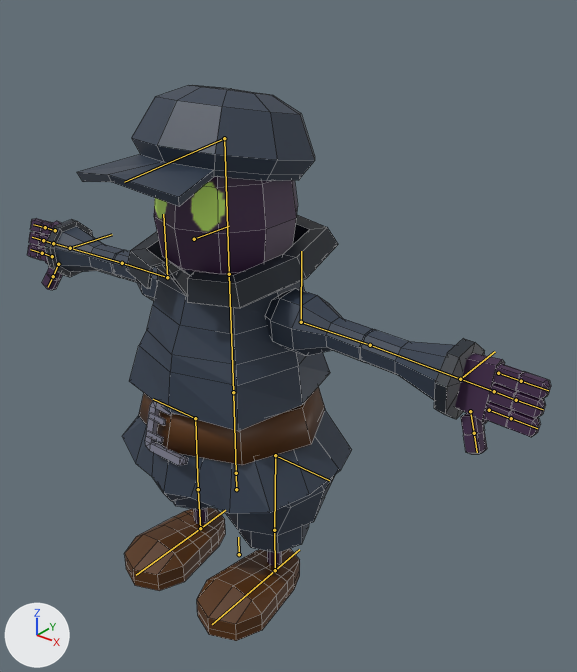
The Blender file assets/main_character4.blend, before and after one commit.
Camera for both pictures: a camera (50 mm lens) standing at (0.99, -1.055, 0.856) and looking at (0.073, 0.091, 0.145). Arrows for +X, +Y and +Z are at lower left; the lights stay in place. The first picture is the older version. The bones that change, and the others that lie on the model, are drawn over the model as lines. Mesh edges are drawn as thin lines.

In view in the first picture: 'buddy'.
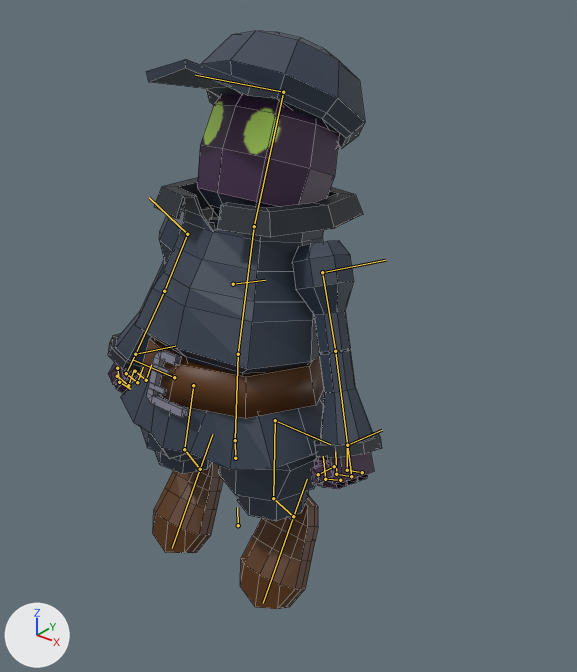
The newer file adds an action. The first version stands in its rest pose; the second is drawn at frame 0 of the action 'Rise'.

Location of each change, (x1, y1, x2, y2) in pixels of the pictures (577 x 672 px):
'buddy', posed (48% narrower)
    before: (27, 85, 551, 641)
    after: (108, 31, 382, 609)
bone 'root', root to tip
    before: (239, 554) to (238, 537)
    after: (238, 525) to (237, 507)
bone 'leg_IK.L', root to tip
    before: (275, 570) to (299, 549)
    after: (293, 516) to (307, 479)
bone 'leg_CONTROL.R', root to tip
    before: (195, 418) to (153, 399)
    after: (174, 377) to (132, 359)
bone 'leg_IK.R', root to tip
    before: (200, 528) to (225, 510)
    after: (200, 469) to (212, 434)
bone 'hips', root to tip
    before: (236, 473) to (233, 392)
    after: (235, 440) to (238, 354)
bone 'chest', root to tip
    before: (233, 392) to (229, 274)
    after: (238, 354) to (254, 226)
bone 'head', root to tip
    before: (229, 274) to (224, 138)
    after: (254, 226) to (283, 92)
bone 'hand.L', root to tip
    before: (460, 379) to (492, 391)
    after: (347, 445) to (351, 475)
bone 'ring_1.L', root to tip
    before: (498, 373) to (521, 381)
    after: (362, 472) to (347, 470)
bone 'middle_1.L', root to tip
    before: (494, 391) to (516, 400)
    after: (351, 476) to (336, 474)
bone 'index_1.L', root to tip
    before: (489, 410) to (511, 418)
    after: (340, 480) to (325, 479)
bone 'thumb_1.L', root to tip
    before: (470, 411) to (474, 433)
    after: (334, 466) to (318, 474)
bone 'thumb_2.L', root to tip
    before: (474, 433) to (477, 452)
    after: (318, 474) to (318, 477)
bone 'arm_CONTROL.L', root to tip
    before: (301, 322) to (301, 251)
    after: (322, 272) to (385, 260)
bone 'hand.R', root to tip
    before: (70, 248) to (54, 243)
    after: (135, 354) to (126, 373)
bone 'ring_1.R', root to tip
    before: (55, 230) to (45, 227)
    after: (135, 371) to (146, 380)
bone 'middle_1.R', root to tip
    before: (53, 243) to (43, 240)
    after: (126, 373) to (137, 382)
bone 'index_1.R', root to tip
    before: (52, 256) to (42, 253)
    after: (117, 376) to (128, 385)
bone 'thumb_1.R', root to tip
    before: (58, 264) to (53, 276)
    after: (117, 368) to (119, 382)
bone 'thumb_2.R', root to tip
    before: (53, 276) to (48, 287)
    after: (119, 382) to (130, 389)
bone 'arm_CONTROL.R', root to tip
    before: (167, 277) to (163, 214)
    after: (187, 234) to (149, 197)

The change in detail:
Bone 'root' (bone_root) moves from (0.0, 0.0, 0.0) to (0.0, 0.084, 0.0).
Bone 'leg_IK.L' (bone_leg_ik_l) moves from (0.0, 0.0, 0.0) to (0.0, 0.066, -0.024).
Bone 'leg_IK.L' (bone_leg_ik_l) turns from (0, 0, 0) to (-58, 0, 0) degrees about its own x, y and z.
Bone 'leg_CONTROL.R' (bone_leg_control_r) moves from (0.0, 0.0, 0.0) to (0.0, 0.058, 0.0).
Bone 'leg_IK.R' (bone_leg_ik_r) moves from (0.0, 0.0, 0.0) to (0.0, 0.066, -0.024).
Bone 'leg_IK.R' (bone_leg_ik_r) turns from (0, 0, 0) to (-58, 0, 0) degrees about its own x, y and z.
Bone 'hips' (bone_hips) turns from (0, 0, 0) to (-5, 0, 0) degrees about its own x, y and z.
Bone 'chest' (bone_chest) turns from (0, 0, 0) to (-8, 0, 0) degrees about its own x, y and z.
Bone 'head' (bone_head) turns from (0, 0, 0) to (-8, 0, 0) degrees about its own x, y and z.
Bone 'hand.L' (bone_hand_l) turns from (0, 0, 0) to (0, -68, 0) degrees about its own x, y and z.
Bone 'ring_1.L' (bone_ring_1_l) turns from (0, 0, 0) to (0, 0, -94) degrees about its own x, y and z.
Bone 'middle_1.L' (bone_middle_1_l) turns from (0, 0, 0) to (0, 0, -93) degrees about its own x, y and z.
Bone 'index_1.L' (bone_index_1_l) turns from (0, 0, 0) to (0, 0, -90) degrees about its own x, y and z.
Bone 'thumb_1.L' (bone_thumb_1_l) turns from (0, 0, 0) to (35, 34, -29) degrees about its own x, y and z.
Bone 'thumb_2.L' (bone_thumb_2_l) turns from (0, 0, 0) to (42, 43, -33) degrees about its own x, y and z.
Bone 'arm_CONTROL.L' (bone_arm_control_l) turns from (0, 0, 0) to (0, 0, -68) degrees about its own x, y and z.
Bone 'hand.R' (bone_hand_r) turns from (0, 0, 0) to (0, 63, 0) degrees about its own x, y and z.
Bone 'ring_1.R' (bone_ring_1_r) moves from (0.0, 0.0, 0.0) to (-0.001, 0.001, 0.0).
Bone 'ring_1.R' (bone_ring_1_r) turns from (0, 0, 0) to (0, 0, 93) degrees about its own x, y and z.
Bone 'middle_1.R' (bone_middle_1_r) turns from (0, 0, 0) to (0, 0, 93) degrees about its own x, y and z.
Bone 'index_1.R' (bone_index_1_r) moves from (0.0, 0.0, 0.0) to (0.001, -0.001, 0.0).
Bone 'index_1.R' (bone_index_1_r) turns from (0, 0, 0) to (0, 0, 93) degrees about its own x, y and z.
Bone 'thumb_1.R' (bone_thumb_1_r) turns from (0, 0, 0) to (35, -34, 29) degrees about its own x, y and z.
Bone 'thumb_2.R' (bone_thumb_2_r) turns from (0, 0, 0) to (42, -43, 33) degrees about its own x, y and z.
Bone 'arm_CONTROL.R' (bone_arm_control_r) turns from (0, 0, 0) to (0, 0, 66) degrees about its own x, y and z.
